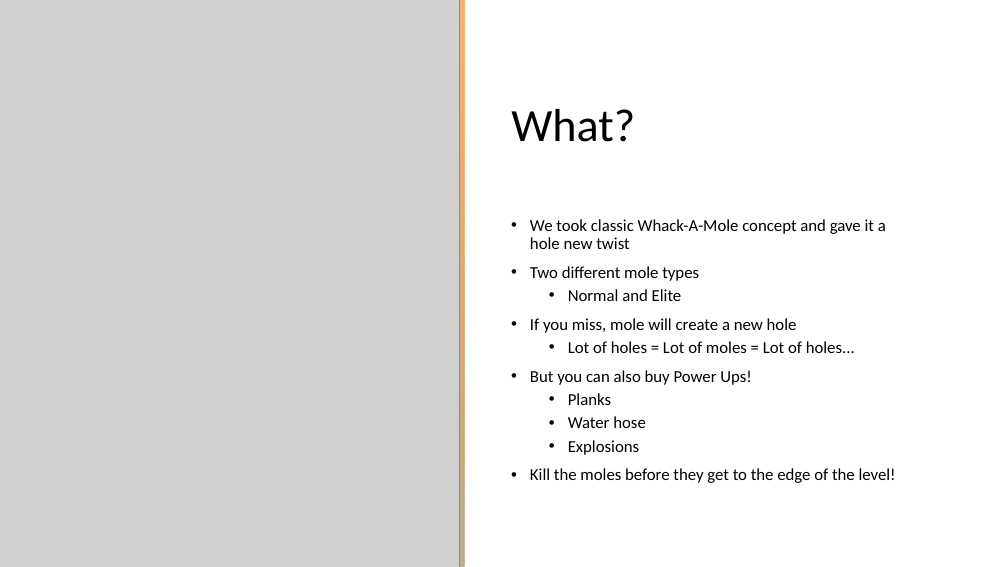
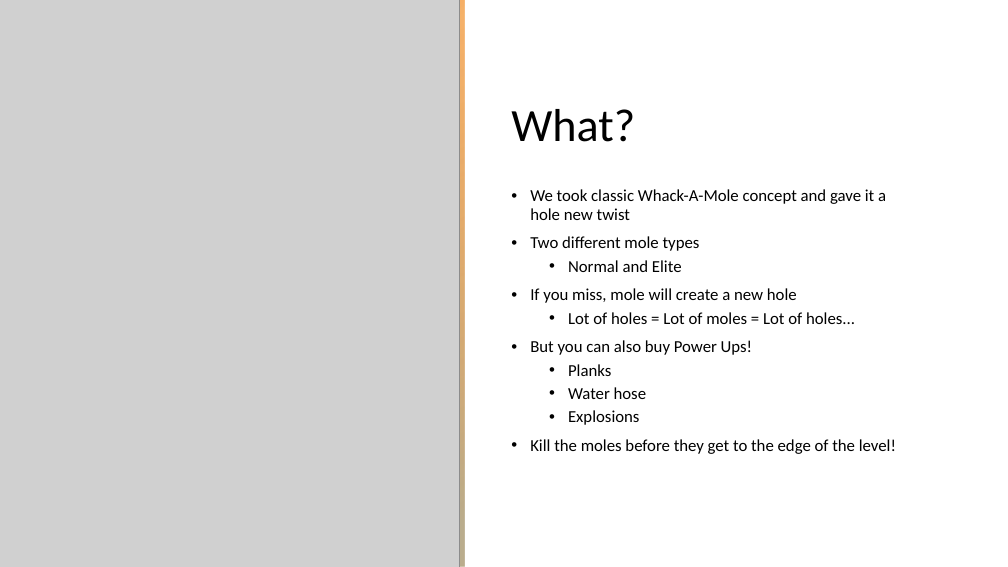
Before and after one commit to L5478/JamDev, a slide deck: slide 3 of Quack-A-Moley.pptx. Drawn at 1008x567 pixels with LibreOffice and Linux fonts; fonts in the diff are those of the drawing; grey boxes stand for pictures; background and template pictures are left out. Boxes give left, top, right and bottom in pixels: in the first picture for what was removed or moved away, otherwise in the second. Text is boxed around its words. In the diff, an @@ line names an element or a change of style, - is before the commit and + after.

```diff
--- a/Quack-A-Moley.pptx
+++ b/Quack-A-Moley.pptx
@@ text "We took classic Whack-A-Mole concept ...": place and size @@
-text "We took classic Whack-A-Mole concept ..." at box(530, 219, 896, 483)
+text "We took classic Whack-A-Mole concept ..." at box(530, 189, 896, 454)
```
Also in this commit, not shown: 3 other slides changed.
